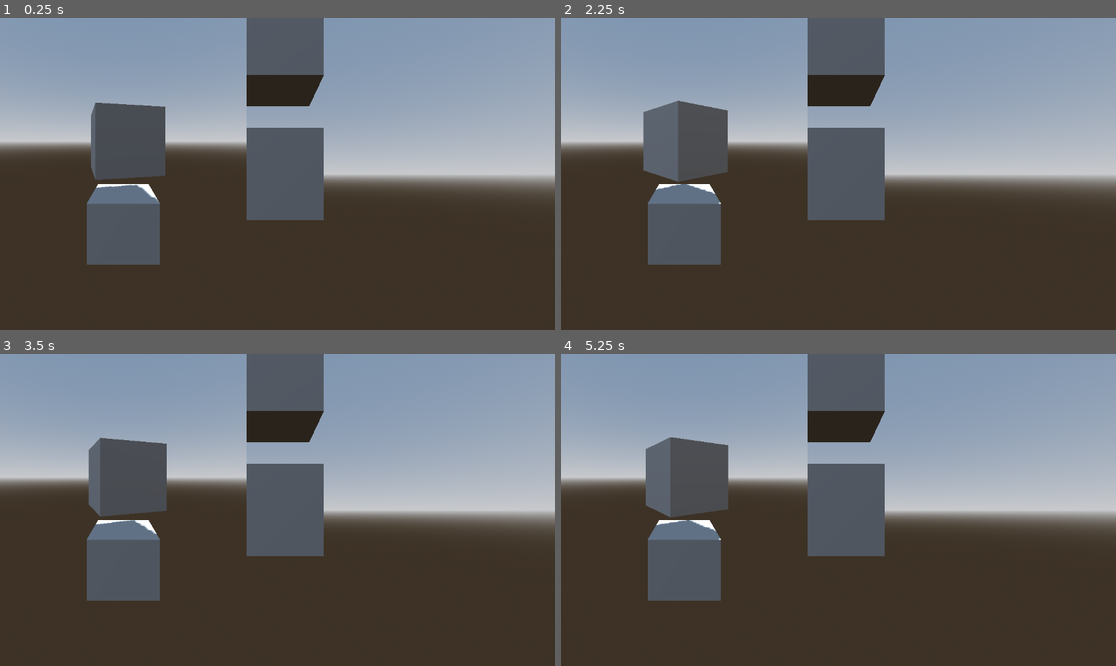
Above: before the commit, frames 1-4 (two rows, left to right).
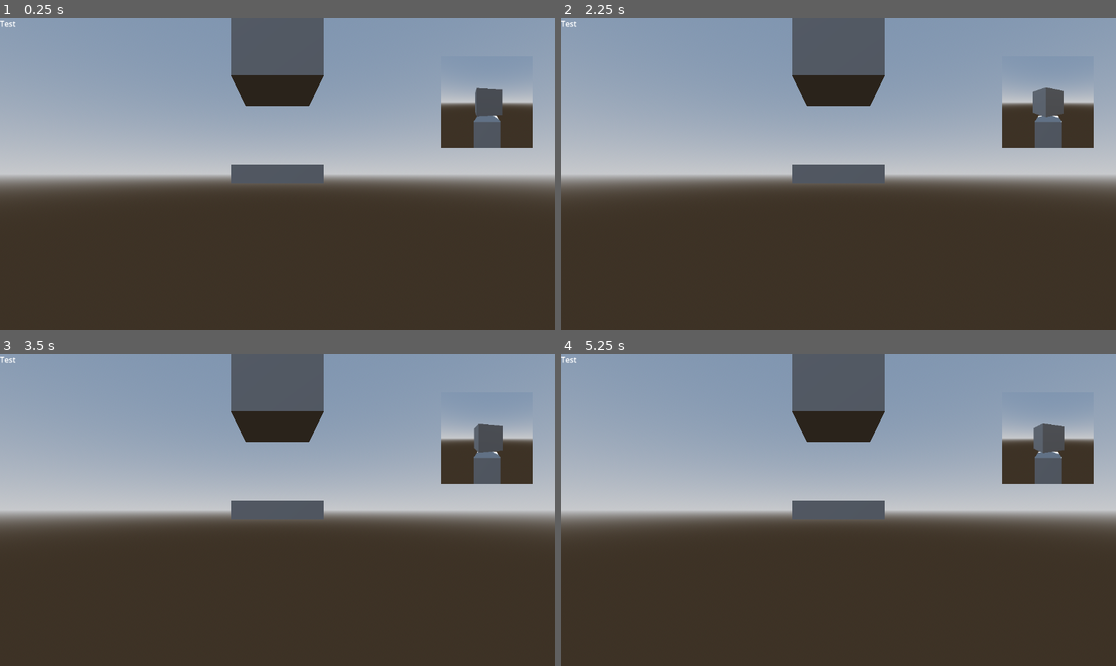
Above: after the commit, the same moments.

Repository: Lightnet/gd_subviewport_input
Game: Godot game, scene res://subviewport_test04.tscn
The game is run twice, just before and just after one commit, with the same random seed, the same clock (stepped at 60 frames per second) and the same inputs. Before the commit the project starts from res://subviewport_test01.tscn.
Inputs (mouse positions are in pixels of both pictures, inside the frame that each line leads up to):
- Up to frame 1 (0.25 s): no input
- Up to frame 2 (2.25 s): move the mouse to (960, 158) at 0.52 s; click (960, 158) at 0.67 s; move the mouse to (727, 189) at 1.27 s; click (727, 189) at 1.42 s; move the mouse to (894, 105) at 2.02 s; click (894, 105) at 2.17 s
- Up to frame 3 (3.5 s): move the mouse to (249, 572) at 2.77 s; click (249, 572) at 2.92 s
- Up to frame 4 (5.25 s): move the mouse to (1005, 556) at 3.52 s; click (1005, 556) at 3.67 s; move the mouse to (672, 463) at 4.27 s; click (672, 463) at 4.42 s; move the mouse to (866, 510) at 5.02 s; click (866, 510) at 5.17 s

The runs differ from the first frame. In frame 1, 19% of the frame differs, in the area x 0-96%, y 0-80%; in frame 2, 19%; in frame 3, 19%; in frame 4, 19%.

Commit message:
Another method to deal with UI size correct with raycast.

Diff:
--- a/project.godot
+++ b/project.godot
@@ -11,8 +11,8 @@
 [application]
 
 config/name="gd subviewport input"
-config/tags=PackedStringArray("3d", "base", "building", "experiment", "portal", "subviewport")
-run/main_scene="uid://cuxoxblg7a4rd"
+config/tags=PackedStringArray("3d", "experiment", "subviewport")
+run/main_scene="uid://rmg1bn5ew0st"
 config/features=PackedStringArray("4.4", "GL Compatibility")
 config/icon="res://icon.svg"
 
--- /dev/null
+++ b/scripts/control_input_test02.gd
@@ -0,0 +1,65 @@
+extends Control
+
+@export var sub_viewport: SubViewport
+
+@export var pointer: Node3D
+@onready var texture_rect: TextureRect = $TextureRect
+#@onready var camera_3d: Camera3D = $"../SubViewport/Node3D2/Camera3D"
+
+var ray_length: float = 100.0
+
+func _input(event):
+	if event is InputEventMouseMotion:
+		#camera_3d._unhandled_input(event.position)
+
+		# Get the TextureRect's global position and scale
+		var texture_rect_rect = texture_rect.get_global_rect()
+		var texture_rect_pos = texture_rect_rect.position
+		var texture_rect_scale = texture_rect.scale
+
+		var sub_mouse_position = sub_viewport.get_viewport().get_mouse_position()
+		print("sub_mouse_position:", sub_mouse_position)
+
+		# Adjust mouse position to be relative to the TextureRect
+		#var mouse_position = event.position - texture_rect_pos
+		var mouse_position = sub_mouse_position
+
+		# Account for TextureRect scaling
+		mouse_position /= texture_rect_scale
+
+		# Get SubViewport size and clamp mouse position
+		var viewport_size = sub_viewport.size
+		mouse_position.x = clamp(mouse_position.x, 0, viewport_size.x)
+		mouse_position.y = clamp(mouse_position.y, 0, viewport_size.y)
+
+		# Normalize mouse position to [0, 1] for viewport
+		var normalized_mouse_pos = mouse_position /  Vector2(viewport_size)
+
+		# Get the camera
+		var camera: Camera3D = sub_viewport.get_viewport().get_camera_3d()
+		if not camera:
+			print("No camera found!")
+			return
+
+		# Calculate ray origin and direction using viewport coordinates
+		var origin: Vector3 = camera.project_ray_origin(mouse_position)
+		var direction: Vector3 = camera.project_ray_normal(mouse_position)
+		var end: Vector3 = origin + direction * ray_length
+
+		# Perform raycast
+		var space = camera.get_world_3d().direct_space_state
+		var ray_query = PhysicsRayQueryParameters3D.create(origin, end)
+		var raycast_result = space.intersect_ray(ray_query)
+
+		# Debug output
+		#print("Mouse Window Pos: ", event.position)
+		#print("TextureRect Pos: ", texture_rect_pos)
+		#print("TextureRect Scale: ", texture_rect_scale)
+		#print("Adjusted Mouse Pos: ", mouse_position)
+		#print("Normalized Mouse Pos: ", normalized_mouse_pos)
+		#print("Ray Origin: ", origin)
+		#print("Ray Direction: ", direction)
+		#print("Raycast Result: ", raycast_result)
+
+		if not raycast_result.is_empty() and pointer:
+			pointer.global_position = raycast_result["position"]
--- a/subviewport_test01.tscn
+++ b/subviewport_test01.tscn
@@ -102,7 +102,7 @@
 
 [node name="CanvasLayer" type="CanvasLayer" parent="."]
 
-[node name="Control" type="Control" parent="CanvasLayer" node_paths=PackedStringArray("pointer")]
+[node name="Control" type="Control" parent="CanvasLayer"]
 layout_mode = 3
 anchors_preset = 15
 anchor_right = 1.0
@@ -110,7 +110,6 @@
 grow_horizontal = 2
 grow_vertical = 2
 script = ExtResource("4_w8xc1")
-pointer = NodePath("../../SubViewport/Node3D2/MeshInstance3D")
 
 [node name="Label" type="Label" parent="CanvasLayer/Control"]
 layout_mode = 0
--- a/subviewport_test02.tscn
+++ b/subviewport_test02.tscn
@@ -2,21 +2,6 @@
 
 [ext_resource type="Script" uid="uid://l48mxrrp55ib" path="res://scripts/static_body_rotate.gd" id="3_s61iv"]
 [ext_resource type="Script" uid="uid://b72dceauioxof" path="res://scripts/control_input_test01.gd" id="4_u5oqt"]
-
-[sub_resource type="GDScript" id="GDScript_pol1q"]
-script/source = "extends Camera3D
-
-@onready var raycast: RayCast3D = $RayCast3D
-
-func _ready() -> void:
-	pass
-
-func _process(delta: float) -> void:
-	#print(\"test\")
-	#if raycast.is_colliding():
-		#print(\"hit\", raycast.get_collision_point())
-	pass
-"
 
 [sub_resource type="BoxMesh" id="BoxMesh_ol6g4"]
 
@@ -44,6 +29,9 @@
 [sub_resource type="ViewportTexture" id="ViewportTexture_8ksqx"]
 viewport_path = NodePath("SubViewport")
 
+[sub_resource type="BoxMesh" id="BoxMesh_pol1q"]
+size = Vector3(1, 0.5, 1)
+
 [node name="Node" type="Node"]
 
 [node name="SubViewport" type="SubViewport" parent="."]
@@ -54,7 +42,6 @@
 
 [node name="Camera3D" type="Camera3D" parent="SubViewport/Node3D2"]
 transform = Transform3D(1, 0, 0, 0, 1, 0, 0, 0, 1, 0, 0, 2.68447)
-script = SubResource("GDScript_pol1q")
 
 [node name="RayCast3D" type="RayCast3D" parent="SubViewport/Node3D2/Camera3D"]
 target_position = Vector3(0, 0, -5)
@@ -91,7 +78,7 @@
 
 [node name="CanvasLayer" type="CanvasLayer" parent="."]
 
-[node name="Control" type="Control" parent="CanvasLayer" node_paths=PackedStringArray("pointer")]
+[node name="Control" type="Control" parent="CanvasLayer"]
 layout_mode = 3
 anchors_preset = 15
 anchor_right = 1.0
@@ -99,7 +86,6 @@
 grow_horizontal = 2
 grow_vertical = 2
 script = ExtResource("4_u5oqt")
-pointer = NodePath("../../SubViewport/Node3D2/MeshInstance3D")
 
 [node name="Label" type="Label" parent="CanvasLayer/Control"]
 layout_mode = 0
@@ -119,10 +105,10 @@
 [node name="Node3D" type="Node3D" parent="."]
 
 [node name="Camera3D" type="Camera3D" parent="Node3D"]
-transform = Transform3D(1, 0, 0, 0, 1, 0, 0, 0, 1, 0, 0, 2.68447)
+transform = Transform3D(1, 0, 0, 0, 1, 0, 0, 0, 1, 0, 1.15678, 2.68447)
 
 [node name="MeshInstance3D" type="MeshInstance3D" parent="Node3D"]
-mesh = SubResource("BoxMesh_ol6g4")
+mesh = SubResource("BoxMesh_pol1q")
 
 [node name="MeshInstance3D2" type="MeshInstance3D" parent="Node3D"]
 transform = Transform3D(1, 0, 0, 0, 1, 0, 0, 0, 1, 0, 1.5665, 0)
--- /dev/null
+++ b/subviewport_test03.tscn
@@ -0,0 +1,130 @@
+[gd_scene load_steps=12 format=3 uid="uid://dtclh0dfjfylq"]
+
+[ext_resource type="Script" uid="uid://l48mxrrp55ib" path="res://scripts/static_body_rotate.gd" id="1_ohl6t"]
+[ext_resource type="Script" uid="uid://b6kgijd6pt2yv" path="res://scripts/control_input_test02.gd" id="2_ohl6t"]
+
+[sub_resource type="ViewportTexture" id="ViewportTexture_8ksqx"]
+viewport_path = NodePath("CanvasLayer/SubViewportContainer/SubViewport")
+
+[sub_resource type="BoxMesh" id="BoxMesh_ol6g4"]
+
+[sub_resource type="BoxShape3D" id="BoxShape3D_gxbh7"]
+
+[sub_resource type="ProceduralSkyMaterial" id="ProceduralSkyMaterial_uabdp"]
+sky_horizon_color = Color(0.64625, 0.65575, 0.67075, 1)
+ground_horizon_color = Color(0.64625, 0.65575, 0.67075, 1)
+
+[sub_resource type="Sky" id="Sky_pue8n"]
+sky_material = SubResource("ProceduralSkyMaterial_uabdp")
+
+[sub_resource type="Environment" id="Environment_l5ono"]
+background_mode = 2
+sky = SubResource("Sky_pue8n")
+tonemap_mode = 2
+
+[sub_resource type="StandardMaterial3D" id="StandardMaterial3D_cckyl"]
+albedo_color = Color(0.482056, 0.0507944, 1.92523e-07, 1)
+
+[sub_resource type="BoxMesh" id="BoxMesh_oqta8"]
+material = SubResource("StandardMaterial3D_cckyl")
+size = Vector3(0.1, 0.1, 0.1)
+
+[sub_resource type="BoxMesh" id="BoxMesh_ohl6t"]
+size = Vector3(1, 0.2, 1)
+
+[node name="Node" type="Node"]
+
+[node name="CanvasLayer" type="CanvasLayer" parent="."]
+
+[node name="Control" type="Control" parent="CanvasLayer" node_paths=PackedStringArray("sub_viewport", "pointer")]
+layout_mode = 3
+anchors_preset = 15
+anchor_right = 1.0
+anchor_bottom = 1.0
+grow_horizontal = 2
+grow_vertical = 2
+script = ExtResource("2_ohl6t")
+sub_viewport = NodePath("../SubViewportContainer/SubViewport")
+pointer = NodePath("../SubViewportContainer/SubViewport/Node3D2/MeshInstance3D")
+
+[node name="Label" type="Label" parent="CanvasLayer/Control"]
+layout_mode = 0
+offset_right = 40.0
+offset_bottom = 23.0
+text = "Test"
+
+[node name="TextureRect" type="TextureRect" parent="CanvasLayer/Control"]
+visible = false
+layout_mode = 0
+offset_right = 247.0
+offset_bottom = 247.0
+mouse_default_cursor_shape = 2
+texture = SubResource("ViewportTexture_8ksqx")
+
+[node name="SubViewportContainer" type="SubViewportContainer" parent="CanvasLayer"]
+custom_minimum_size = Vector2(512, 512)
+offset_right = 217.0
+offset_bottom = 217.0
+stretch = true
+
+[node name="SubViewport" type="SubViewport" parent="CanvasLayer/SubViewportContainer"]
+own_world_3d = true
+render_target_update_mode = 4
+
+[node name="Node3D2" type="Node3D" parent="CanvasLayer/SubViewportContainer/SubViewport"]
+transform = Transform3D(1, 0, 0, 0, 1, 0, 0, 0, 1, -2.12905, 0, 0)
+
+[node name="Camera3D" type="Camera3D" parent="CanvasLayer/SubViewportContainer/SubViewport/Node3D2"]
+transform = Transform3D(1, 0, 0, 0, 1, 0, 0, 0, 1, 0, 0, 2.68447)
+
+[node name="RayCast3D" type="RayCast3D" parent="CanvasLayer/SubViewportContainer/SubViewport/Node3D2/Camera3D"]
+target_position = Vector3(0, 0, -5)
+
+[node name="StaticBody3D" type="StaticBody3D" parent="CanvasLayer/SubViewportContainer/SubViewport/Node3D2"]
+script = ExtResource("1_ohl6t")
+
+[node name="MeshInstance3D" type="MeshInstance3D" parent="CanvasLayer/SubViewportContainer/SubViewport/Node3D2/StaticBody3D"]
+mesh = SubResource("BoxMesh_ol6g4")
+skeleton = NodePath("../..")
+
+[node name="CollisionShape3D" type="CollisionShape3D" parent="CanvasLayer/SubViewportContainer/SubViewport/Node3D2/StaticBody3D"]
+shape = SubResource("BoxShape3D_gxbh7")
+
+[node name="StaticBody3D2" type="StaticBody3D" parent="CanvasLayer/SubViewportContainer/SubViewport/Node3D2"]
+transform = Transform3D(1, 0, 0, 0, 1, 0, 0, 0, 1, 0, -1.21594, 0)
+
+[node name="MeshInstance3D" type="MeshInstance3D" parent="CanvasLayer/SubViewportContainer/SubViewport/Node3D2/StaticBody3D2"]
+mesh = SubResource("BoxMesh_ol6g4")
+skeleton = NodePath("../..")
+
+[node name="CollisionShape3D" type="CollisionShape3D" parent="CanvasLayer/SubViewportContainer/SubViewport/Node3D2/StaticBody3D2"]
+shape = SubResource("BoxShape3D_gxbh7")
+
+[node name="DirectionalLight3D" type="DirectionalLight3D" parent="CanvasLayer/SubViewportContainer/SubViewport/Node3D2"]
+transform = Transform3D(-0.866025, -0.433013, 0.25, 0, 0.5, 0.866025, -0.5, 0.75, -0.433013, 0, 0, 0)
+shadow_enabled = true
+
+[node name="WorldEnvironment" type="WorldEnvironment" parent="CanvasLayer/SubViewportContainer/SubViewport/Node3D2"]
+environment = SubResource("Environment_l5ono")
+
+[node name="MeshInstance3D" type="MeshInstance3D" parent="CanvasLayer/SubViewportContainer/SubViewport/Node3D2"]
+mesh = SubResource("BoxMesh_oqta8")
+
+[node name="Node3D" type="Node3D" parent="."]
+
+[node name="Camera3D" type="Camera3D" parent="Node3D"]
+transform = Transform3D(1, 0, 0, 0, 1, 0, 0, 0, 1, 0, 0, 2.68447)
+
+[node name="MeshInstance3D" type="MeshInstance3D" parent="Node3D"]
+mesh = SubResource("BoxMesh_ohl6t")
+
+[node name="MeshInstance3D2" type="MeshInstance3D" parent="Node3D"]
+transform = Transform3D(1, 0, 0, 0, 1, 0, 0, 0, 1, 0, 1.5665, 0)
+mesh = SubResource("BoxMesh_ol6g4")
+
+[node name="DirectionalLight3D" type="DirectionalLight3D" parent="Node3D"]
+transform = Transform3D(-0.866025, -0.433013, 0.25, 0, 0.5, 0.866025, -0.5, 0.75, -0.433013, 0, 0, 0)
+shadow_enabled = true
+
+[node name="WorldEnvironment" type="WorldEnvironment" parent="Node3D"]
+environment = SubResource("Environment_l5ono")
--- /dev/null
+++ b/subviewport_test04.tscn
@@ -0,0 +1,134 @@
+[gd_scene load_steps=12 format=3 uid="uid://rmg1bn5ew0st"]
+
+[ext_resource type="Script" uid="uid://b6kgijd6pt2yv" path="res://scripts/control_input_test02.gd" id="1_gp4t1"]
+[ext_resource type="Script" uid="uid://l48mxrrp55ib" path="res://scripts/static_body_rotate.gd" id="2_w10ub"]
+
+[sub_resource type="ViewportTexture" id="ViewportTexture_8ksqx"]
+viewport_path = NodePath("CanvasLayer/SubViewportContainer/SubViewport")
+
+[sub_resource type="BoxMesh" id="BoxMesh_ol6g4"]
+
+[sub_resource type="BoxShape3D" id="BoxShape3D_gxbh7"]
+
+[sub_resource type="ProceduralSkyMaterial" id="ProceduralSkyMaterial_uabdp"]
+sky_horizon_color = Color(0.64625, 0.65575, 0.67075, 1)
+ground_horizon_color = Color(0.64625, 0.65575, 0.67075, 1)
+
+[sub_resource type="Sky" id="Sky_pue8n"]
+sky_material = SubResource("ProceduralSkyMaterial_uabdp")
+
+[sub_resource type="Environment" id="Environment_l5ono"]
+background_mode = 2
+sky = SubResource("Sky_pue8n")
+tonemap_mode = 2
+
+[sub_resource type="StandardMaterial3D" id="StandardMaterial3D_cckyl"]
+albedo_color = Color(0.482056, 0.0507944, 1.92523e-07, 1)
+
+[sub_resource type="BoxMesh" id="BoxMesh_oqta8"]
+material = SubResource("StandardMaterial3D_cckyl")
+size = Vector3(0.1, 0.1, 0.1)
+
+[sub_resource type="BoxMesh" id="BoxMesh_ohl6t"]
+size = Vector3(1, 0.2, 1)
+
+[node name="Node" type="Node"]
+
+[node name="CanvasLayer" type="CanvasLayer" parent="."]
+
+[node name="Control" type="Control" parent="CanvasLayer" node_paths=PackedStringArray("sub_viewport", "pointer")]
+layout_mode = 3
+anchors_preset = 15
+anchor_right = 1.0
+anchor_bottom = 1.0
+grow_horizontal = 2
+grow_vertical = 2
+script = ExtResource("1_gp4t1")
+sub_viewport = NodePath("../SubViewportContainer/SubViewport")
+pointer = NodePath("../SubViewportContainer/SubViewport/Node3D2/MeshInstance3D")
+
+[node name="Label" type="Label" parent="CanvasLayer/Control"]
+layout_mode = 0
+offset_right = 40.0
+offset_bottom = 23.0
+text = "Test"
+
+[node name="TextureRect" type="TextureRect" parent="CanvasLayer/Control"]
+visible = false
+layout_mode = 0
+offset_right = 247.0
+offset_bottom = 247.0
+mouse_default_cursor_shape = 2
+texture = SubResource("ViewportTexture_8ksqx")
+
+[node name="SubViewportContainer" type="SubViewportContainer" parent="CanvasLayer"]
+custom_minimum_size = Vector2(128, 128)
+offset_left = 916.0
+offset_top = 80.0
+offset_right = 1106.0
+offset_bottom = 270.0
+stretch = true
+
+[node name="SubViewport" type="SubViewport" parent="CanvasLayer/SubViewportContainer"]
+own_world_3d = true
+handle_input_locally = false
+size = Vector2i(190, 190)
+render_target_update_mode = 4
+
+[node name="Node3D2" type="Node3D" parent="CanvasLayer/SubViewportContainer/SubViewport"]
+transform = Transform3D(1, 0, 0, 0, 1, 0, 0, 0, 1, -2.12905, 0, 0)
+
+[node name="Camera3D" type="Camera3D" parent="CanvasLayer/SubViewportContainer/SubViewport/Node3D2"]
+transform = Transform3D(1, 0, 0, 0, 1, 0, 0, 0, 1, 0, 0, 2.68447)
+
+[node name="RayCast3D" type="RayCast3D" parent="CanvasLayer/SubViewportContainer/SubViewport/Node3D2/Camera3D"]
+target_position = Vector3(0, 0, -5)
+
+[node name="StaticBody3D" type="StaticBody3D" parent="CanvasLayer/SubViewportContainer/SubViewport/Node3D2"]
+script = ExtResource("2_w10ub")
+
+[node name="MeshInstance3D" type="MeshInstance3D" parent="CanvasLayer/SubViewportContainer/SubViewport/Node3D2/StaticBody3D"]
+mesh = SubResource("BoxMesh_ol6g4")
+skeleton = NodePath("../..")
+
+[node name="CollisionShape3D" type="CollisionShape3D" parent="CanvasLayer/SubViewportContainer/SubViewport/Node3D2/StaticBody3D"]
+shape = SubResource("BoxShape3D_gxbh7")
+
+[node name="StaticBody3D2" type="StaticBody3D" parent="CanvasLayer/SubViewportContainer/SubViewport/Node3D2"]
+transform = Transform3D(1, 0, 0, 0, 1, 0, 0, 0, 1, 0, -1.21594, 0)
+
+[node name="MeshInstance3D" type="MeshInstance3D" parent="CanvasLayer/SubViewportContainer/SubViewport/Node3D2/StaticBody3D2"]
+mesh = SubResource("BoxMesh_ol6g4")
+skeleton = NodePath("../..")
+
+[node name="CollisionShape3D" type="CollisionShape3D" parent="CanvasLayer/SubViewportContainer/SubViewport/Node3D2/StaticBody3D2"]
+shape = SubResource("BoxShape3D_gxbh7")
+
+[node name="DirectionalLight3D" type="DirectionalLight3D" parent="CanvasLayer/SubViewportContainer/SubViewport/Node3D2"]
+transform = Transform3D(-0.866025, -0.433013, 0.25, 0, 0.5, 0.866025, -0.5, 0.75, -0.433013, 0, 0, 0)
+shadow_enabled = true
+
+[node name="WorldEnvironment" type="WorldEnvironment" parent="CanvasLayer/SubViewportContainer/SubViewport/Node3D2"]
+environment = SubResource("Environment_l5ono")
+
+[node name="MeshInstance3D" type="MeshInstance3D" parent="CanvasLayer/SubViewportContainer/SubViewport/Node3D2"]
+mesh = SubResource("BoxMesh_oqta8")
+
+[node name="Node3D" type="Node3D" parent="."]
+
+[node name="Camera3D" type="Camera3D" parent="Node3D"]
+transform = Transform3D(1, 0, 0, 0, 1, 0, 0, 0, 1, 0, 0, 2.68447)
+
+[node name="MeshInstance3D" type="MeshInstance3D" parent="Node3D"]
+mesh = SubResource("BoxMesh_ohl6t")
+
+[node name="MeshInstance3D2" type="MeshInstance3D" parent="Node3D"]
+transform = Transform3D(1, 0, 0, 0, 1, 0, 0, 0, 1, 0, 1.5665, 0)
+mesh = SubResource("BoxMesh_ol6g4")
+
+[node name="DirectionalLight3D" type="DirectionalLight3D" parent="Node3D"]
+transform = Transform3D(-0.866025, -0.433013, 0.25, 0, 0.5, 0.866025, -0.5, 0.75, -0.433013, 0, 0, 0)
+shadow_enabled = true
+
+[node name="WorldEnvironment" type="WorldEnvironment" parent="Node3D"]
+environment = SubResource("Environment_l5ono")
Not shown, added: scripts/control_input_test02.gd.uid
Not shown, changed: README.md
